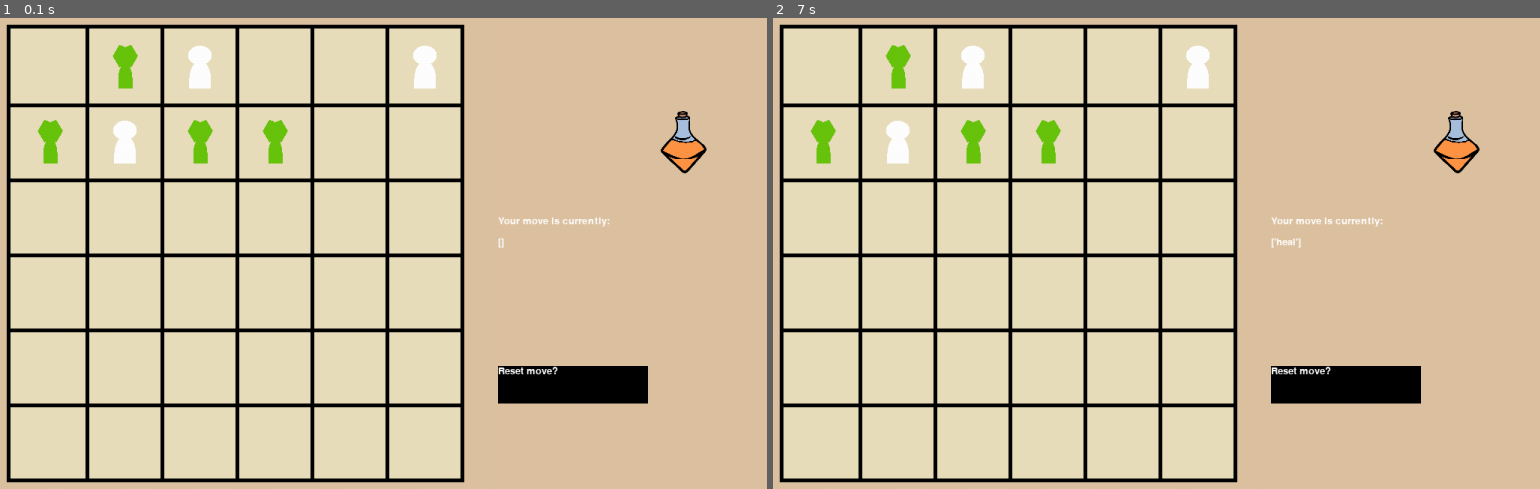
Above: before the commit, frames 1-2 (left to right).
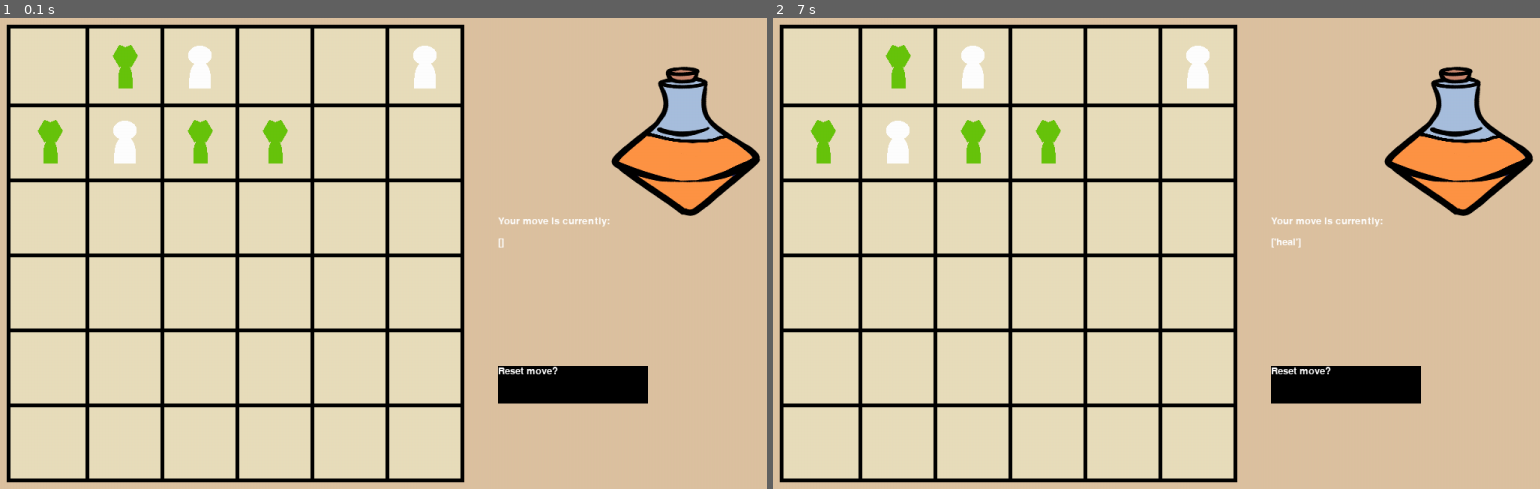
Above: after the commit, the same moments.

Repository: Czedros/Outbreak
Game: pygame game, started from SGAI_MK3/main.py
Two runs of this game, one before a commit and one after it. Both use one fixed random seed, a clock stepped at 60 frames per second and the inputs below.
Inputs (mouse positions are in pixels of both pictures, inside the frame that each line leads up to):
- Up to frame 1 (0.1 s): no input
- Up to frame 2 (7 s): press the mouse at (1455, 140) at 0.37 s; move the mouse to (1271, 98) at 0.47 s; release the mouse at (1087, 50) at 0.6 s; press the mouse at (1348, 385) at 5.2 s; move the mouse to (1286, 342) at 5.3 s; release the mouse at (1225, 305) at 5.43 s; press the mouse at (1348, 385) at 5.53 s; move the mouse to (1110, 201) at 5.63 s; release the mouse at (872, 22) at 5.77 s; press the mouse at (1455, 140) at 5.87 s; move the mouse to (1440, 69) at 5.97 s; release the mouse at (outside the picture) at 6.1 s; press the mouse at (1348, 385) at 6.2 s; move the mouse to (1378, 342) at 6.3 s; release the mouse at (1417, 305) at 6.43 s; press the mouse at (1348, 385) at 6.53 s; move the mouse to (1371, 272) at 6.63 s; release the mouse at (1394, 154) at 6.77 s; press the mouse at (1348, 385) at 6.87 s; move the mouse to (1363, 272) at 6.97 s

The runs differ from the first frame. In frame 1, 3.0% of the frame differs, in the area x 79-100%, y 10-43%; in frame 2, 3.0%.

Commit message:
Heal Button
Added Heal Button

Diff:
--- a/SGAI_MK3/Dylan.py
+++ b/SGAI_MK3/Dylan.py
@@ -90,6 +90,11 @@
 apTextRect.left = apBarRect.left + apImage.get_width() * 0.01
 apTextRect.top  = apBarRect.top + (apBarRect.height - apTextRect.height) / 2
 #######
+healImageSize = 0.1 * renderConstants.SIZE
+healImage = pygame.image.load(r'Assets\\cure2.png')
+healImage = pygame.transform.scale(healImage, (healImageSize, healImageSize * healImage.get_height() / healImage.get_width()))
+healImagePos = (renderConstants.SIZE * (1 - renderConstants.GRIDDIST) + (renderConstants.GRIDDIST * renderConstants.SIZE - healImage.get_width()) / 2, renderConstants.SIZE * 0.1)
+#######
 humanImage = pygame.transform.scale(pygame.image.load(r'Assets\\Human Assets (Hannah Added)\\HumanNormal1.png'), (renderConstants.CELLSIZE, renderConstants.CELLSIZE))
 zombieImage = pygame.transform.scale(pygame.image.load(r'Assets\\Zombie Assets (Hannah Added)\\ZombieRoam1.png'), (renderConstants.CELLSIZE, renderConstants.CELLSIZE))
 #######
@@ -144,11 +149,17 @@
     apText = apFont.render('Action Points: ' + str(ap) + "/" + str(constants.MAX_HUMAN_AP), True, (255, 255, 255))
     display_surface.blit(apText, apTextRect)
     #######
+    display_surface.blit(healImage, healImagePos)
+    #######
     for event in pygame.event.get():
         if event.type == pygame.QUIT:
             mainLoop = False
         elif event.type == pygame.MOUSEBUTTONUP:
             clickPos = pygame.mouse.get_pos()
+            healClickPos = (clickPos[0] - healImagePos[0], clickPos[1] - healImagePos[1])
+            if(healClickPos[0] >= 0 and healClickPos[0] <= healImage.get_width() and healClickPos[1] >= 0 and healClickPos[1] <= healImage.get_height()):
+                print("Heal")
+                continue
             if(clickPos[0] < renderConstants.GRIDRECT.left or clickPos[1] < renderConstants.GRIDRECT.top or clickPos[0] > renderConstants.GRIDRECT.right or clickPos[1] > renderConstants.GRIDRECT.bottom):
                 continue
             clickOff = renderConstants.GRIDRECT.left + constants.LINE_WIDTH + renderConstants.CELLOFF
Binary file changed: SGAI_MK3/Assets/cure2.png
